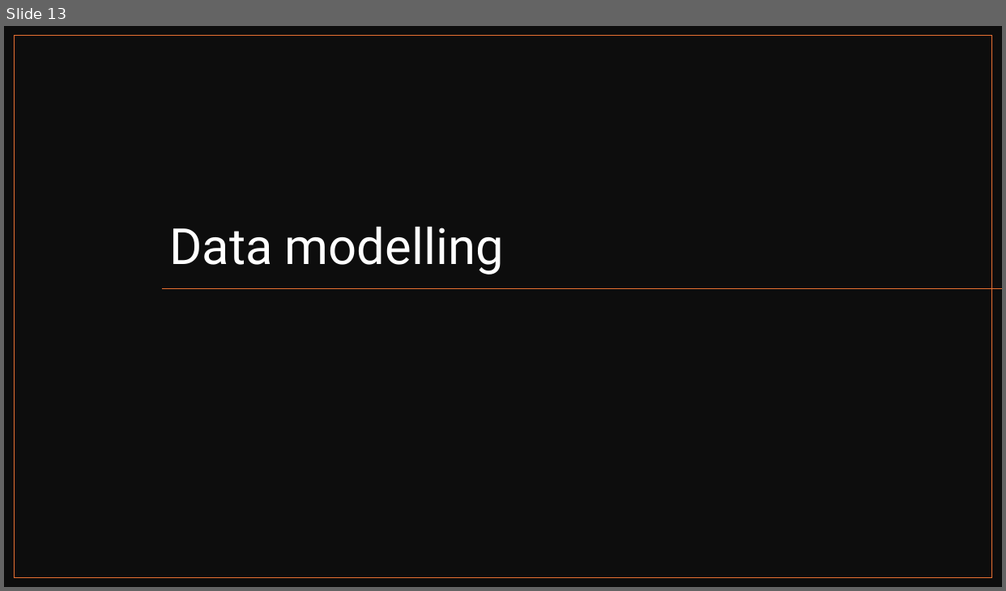
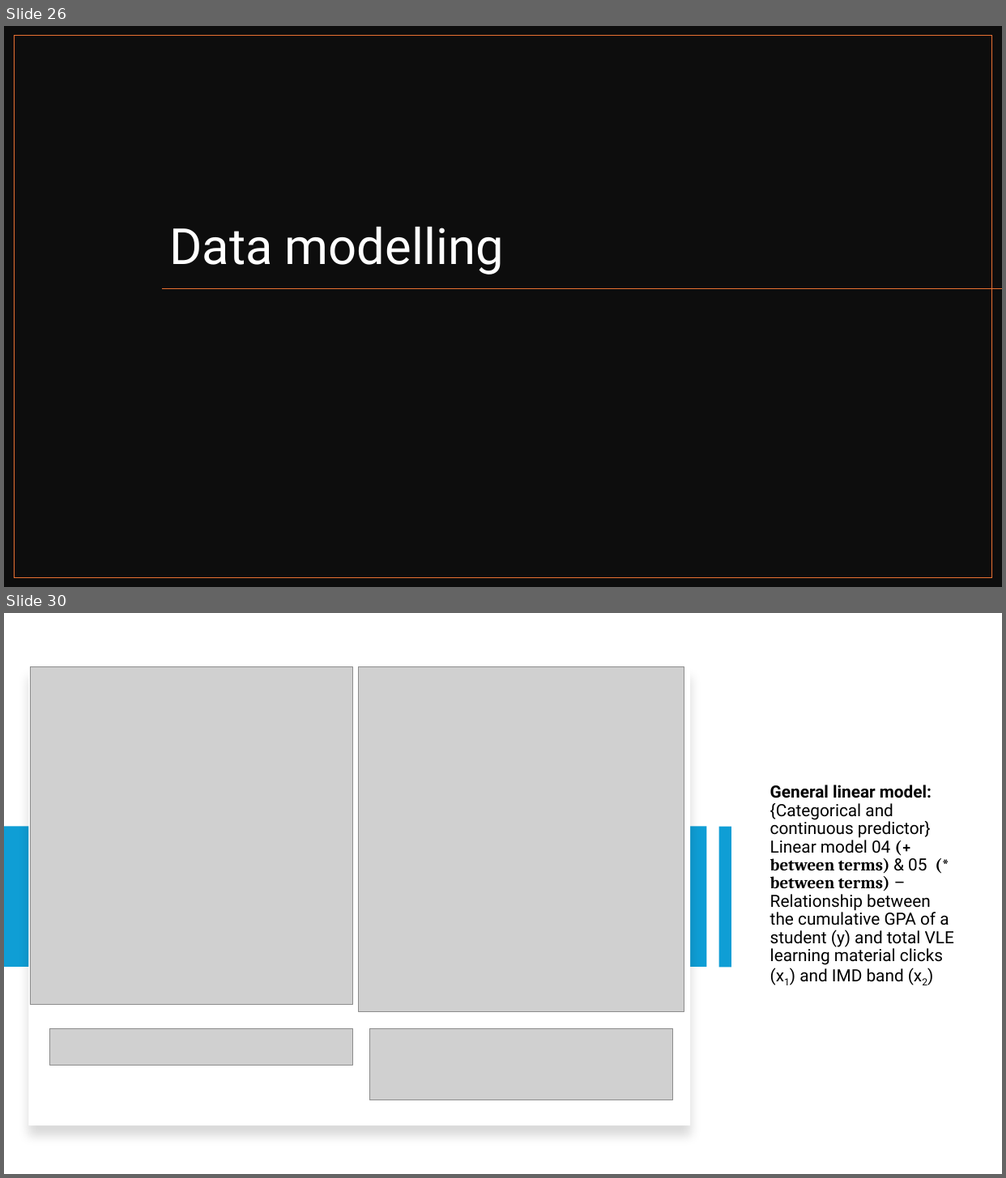
Before and after one commit to ProjectsKoryHasWorkedOn/2024_Grades_Dataset_R_Project, a slide deck: r_project_presentation.pptx. Shown one above the other, each under a label of ours: slide 13 before the commit, slides 26 and 30 after it; the slides between them are not shown. The pictures are 1006x591 and 1006x1178 pixels, drawn with LibreOffice and Linux fonts; fonts in the diff are those of the drawing; grey boxes stand for pictures. Boxes give left, top, right and bottom in pixels: in the first picture for what was removed or moved away, otherwise in the second. Text is boxed around its words. In the diff, an @@ line names an element or a change of style, - is before the commit and + after.

```diff
--- a/r_project_presentation.pptx
+++ b/r_project_presentation.pptx
@@ slide 30 added at [4, 613, 1002, 1174], background #FFFFFF @@
@@ rectangle added at [28, 667, 691, 1126], fill #FFFFFF @@
@@ picture added at [30, 667, 353, 1005] @@
@@ picture added at [359, 667, 684, 1012] @@
@@ title added at [770, 785, 954, 982], 16.2 pt, text #000000 @@
+General linear model: {Categorical and continuous predictor} Linear model 04 (+ between terms) & 05 (* between terms) – Relationship between the cumulative GPA of a student (y) and total VLE learning material clicks (x1) and IMD band (x2)
@@ rectangle added at [4, 827, 707, 968], fill #0F9ED5 @@
@@ rectangle added at [718, 827, 731, 968], fill #0F9ED5 @@
@@ picture added at [49, 1029, 353, 1066] @@
@@ picture added at [370, 1029, 673, 1101] @@
@@ what was slide 13 is now slide 26 @@
```
Also in this commit, not shown: 4 slides changed, 25 other slides added, 12 slides removed, 11 other files.
